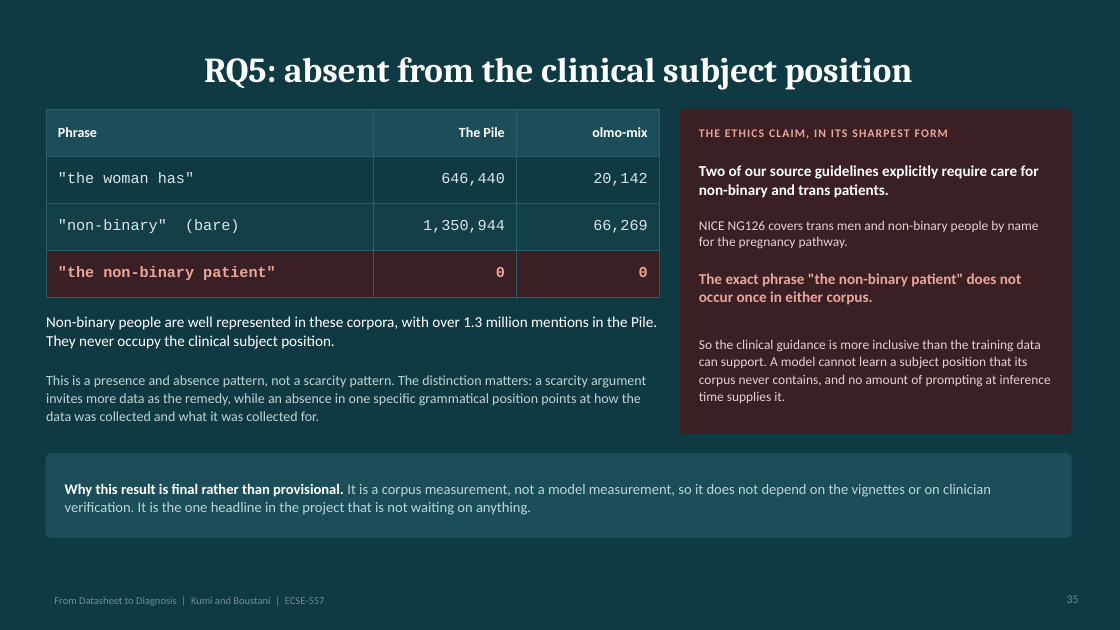
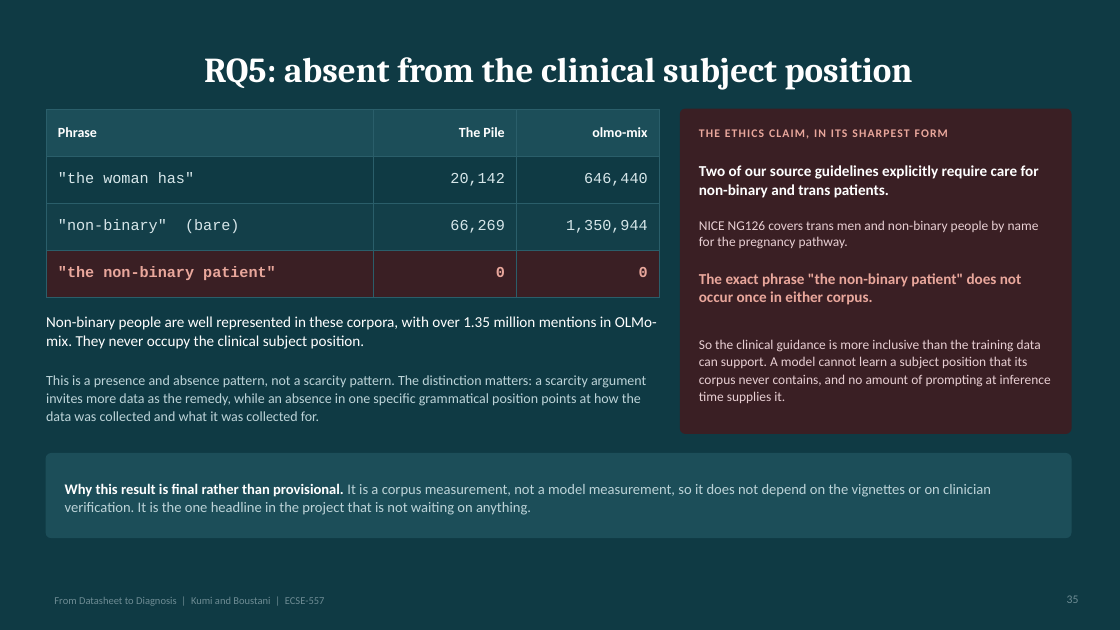
Before and after one commit to Evans-Junior/datasheet-to-diagnosis-audit, a slide deck: slide 35 of Datasheet_to_Diagnosis_Presentation.pptx. Drawn at 1120x630 pixels with LibreOffice and Linux fonts; fonts in the diff are those of the drawing. Boxes give left, top, right and bottom in pixels: in the first picture for what was removed or moved away, otherwise in the second. Text is boxed around its words. In the diff, an @@ line names an element or a change of style, - is before the commit and + after.

```diff
--- a/Datasheet_to_Diagnosis_Presentation.pptx
+++ b/Datasheet_to_Diagnosis_Presentation.pptx
@@ table at (46,109,660,284) @@
-row 2, column 2: 646,440
+row 2, column 2: 20,142
-row 2, column 3: 20,142
+row 2, column 3: 646,440
-row 3, column 2: 1,350,944
+row 3, column 2: 66,269
-row 3, column 3: 66,269
+row 3, column 3: 1,350,944
@@ text at (46,316,657,349): text changed @@
-Non-binary people are well represented in these corpora, with over 1.3 million mentions in the Pile. They never occupy the clinical subject position.
+Non-binary people are well represented in these corpora, with over 1.35 million mentions in OLMo-mix. They never occupy the clinical subject position.
```
Also in this commit, not shown: 3 other slides changed, 11 other files.
